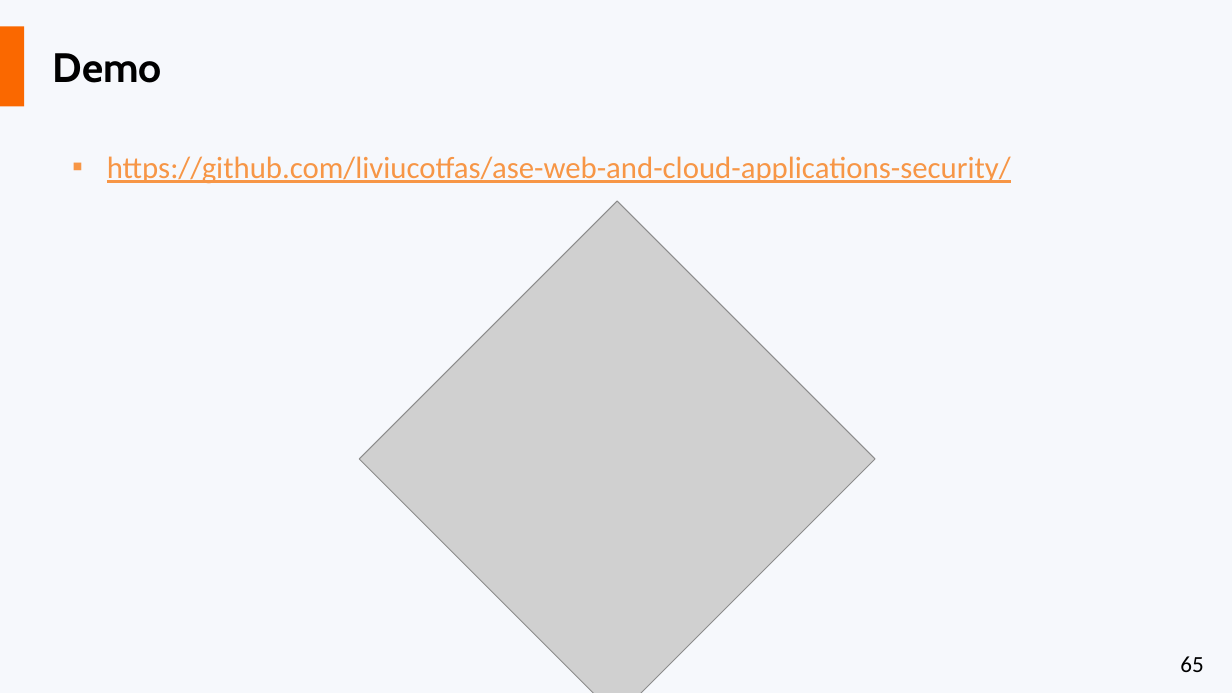
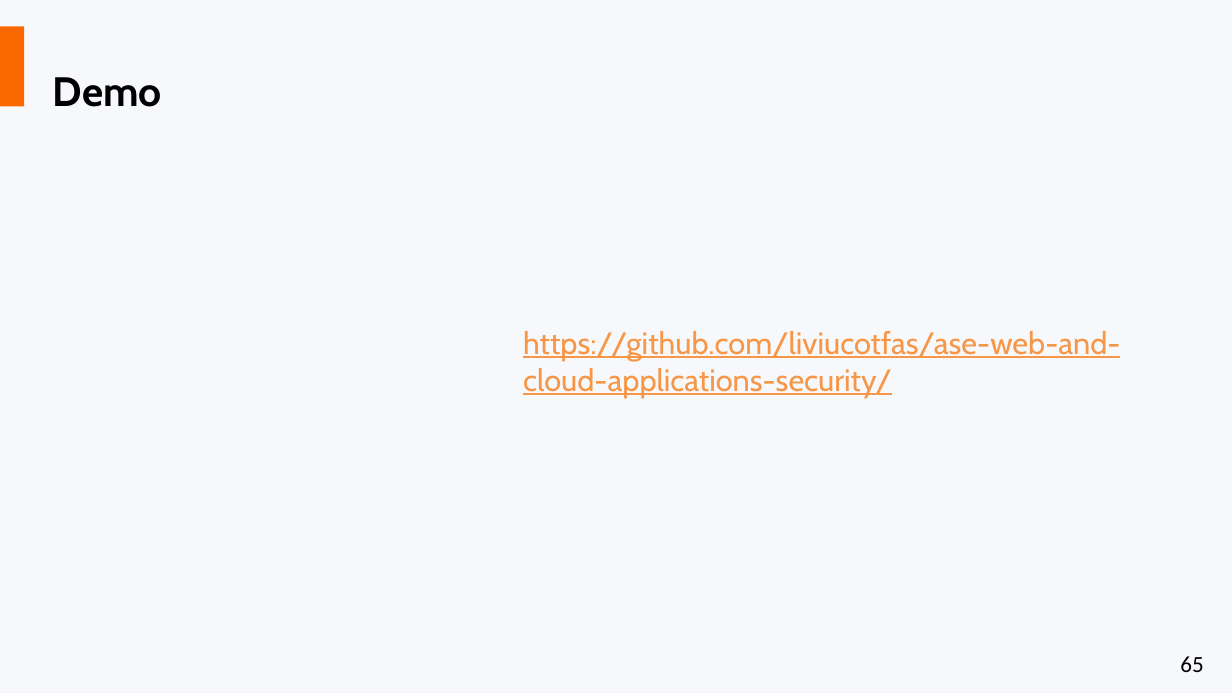
Before and after one commit to liviucotfas/ase-web-and-cloud-applications-security, a slide deck: slide 65 of Presentation ASPNET MVC Core - Part I.pptx. Drawn at 1232x693 pixels with LibreOffice and Linux fonts; fonts in the diff are those of the drawing; grey boxes stand for pictures; background and template pictures are left out. Boxes give left, top, right and bottom in pixels: in the first picture for what was removed or moved away, otherwise in the second. Text is boxed around its words. In the diff, an @@ line names an element or a change of style, - is before the commit and + after.

```diff
--- a/Presentation ASPNET MVC Core - Part I.pptx
+++ b/Presentation ASPNET MVC Core - Part I.pptx
@@ text "Demo" moved from (x1=53, y1=53, x2=162, y2=83) to (x1=53, y1=77, x2=162, y2=107) @@
@@ text "Demo" at (x1=53, y1=77, x2=162, y2=107): more space between paragraphs; vertical alignment middle to top @@
@@ text "https://github.com/liviucotfas/ase-web-and-cloud-application ..." moved from (x1=107, y1=156, x2=1011, y2=184) to (x1=523, y1=331, x2=1120, y2=397) @@
@@ text "https://github.com/liviucotfas/ase-web-and-cloud-application ..." at (x1=523, y1=331, x2=1120, y2=397): font Calibri to Cabin; alignment left to justified; bullet ▪ to none; more space between paragraphs; vertical alignment top to middle @@
@@ picture removed at (x1=359, y1=201, x2=875, y2=693) @@
```
Also in this commit, not shown: 3 other slides changed, 7 other files.
